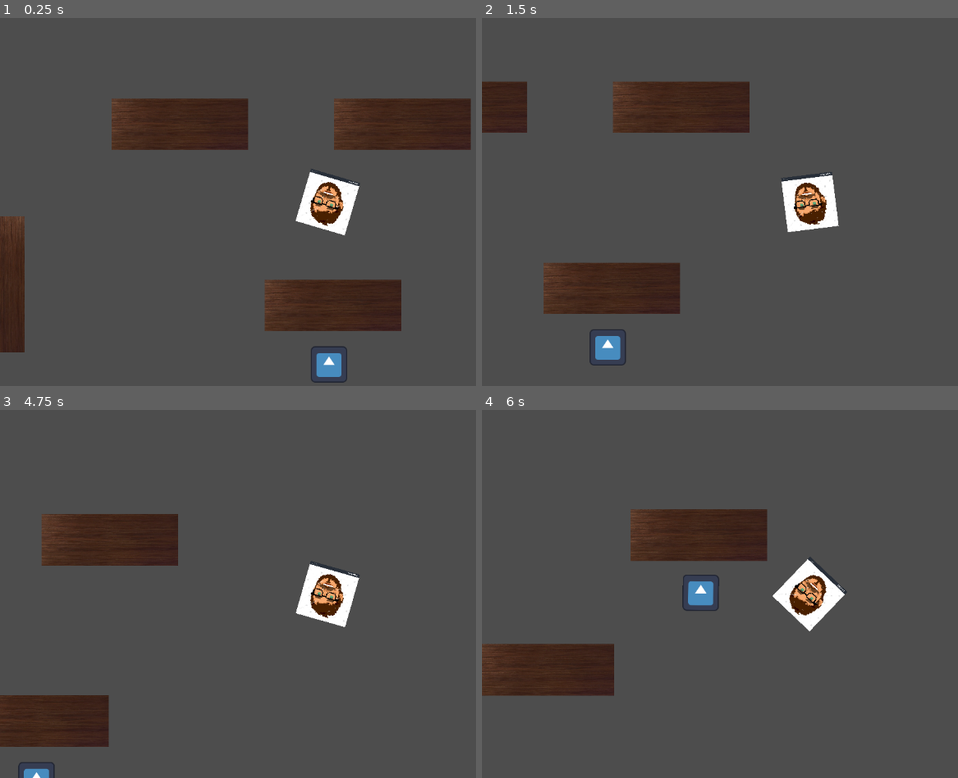
Above: before the commit, frames 1-4 (two rows, left to right).
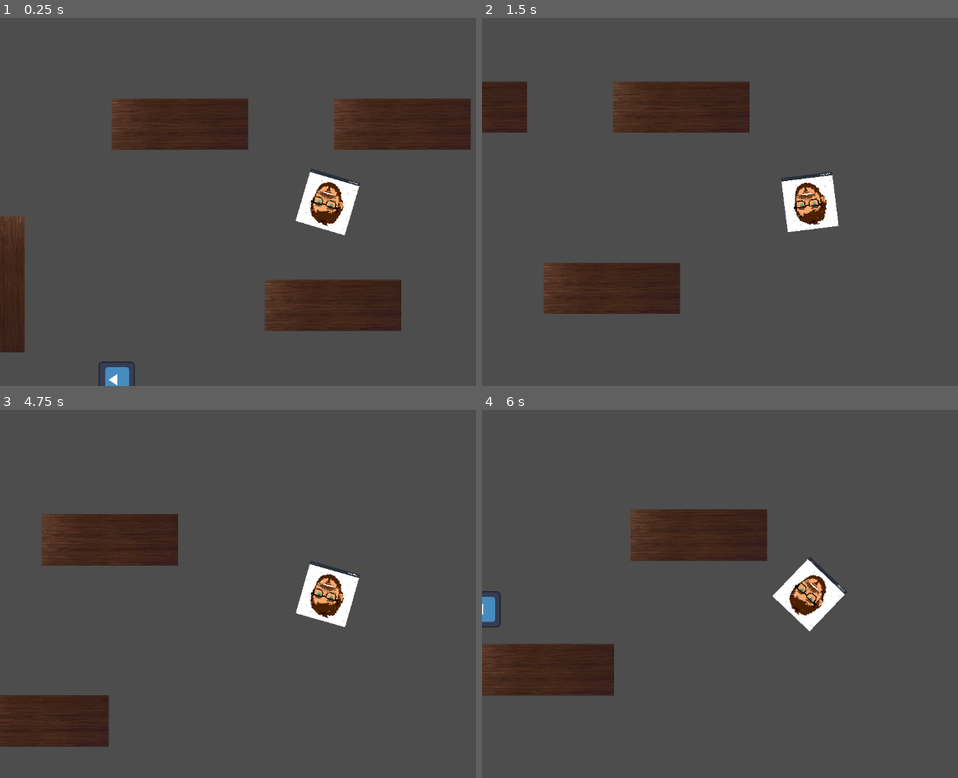
Above: after the commit, the same moments.

Repository: jmsanchezdiaz/boss-ipv-2024-e3.14cos
Game: Godot game, scene res://main.tscn
Two runs of this game, one before a commit and one after it. Both use one fixed random seed, a clock stepped at 60 frames per second and the inputs below. The engine's default icon, where the game draws it, is replaced by a stand-in: a white triangle on a blue panel in a dark square.
Inputs (mouse positions are in pixels of both pictures, inside the frame that each line leads up to):
- Up to frame 1 (0.25 s): no input
- Up to frame 2 (1.5 s): move the mouse to (953, 183) at 0.52 s; press the mouse at (953, 183) at 0.53 s; hold D (move_right) 0.53-1.28 s; move the mouse to (677, 220) at 1.27 s; release the mouse at (677, 220) at 1.28 s; hold S (move_down) from 1.28 s (still down); click (677, 220) at 1.35 s
- Up to frame 3 (4.75 s): move the mouse to (395, 513) at 2.02 s; release S (move_down) at 2.03 s; press the mouse at (395, 513) at 2.03 s; hold D (move_right) 2.03-2.78 s; move the mouse to (295, 667) at 2.77 s; release the mouse at (295, 667) at 2.78 s; hold W (move_up) 2.78-3.53 s; click (295, 667) at 2.85 s; move the mouse to (outside the picture) at 3.52 s; press the mouse at (outside the picture) at 3.53 s; hold A (move_left) from 3.53 s (still down); move the mouse to (133, 538) at 4.27 s; release the mouse at (133, 538) at 4.28 s; click (133, 538) at 4.35 s
- Up to frame 4 (6 s): move the mouse to (843, 594) at 5.02 s; release A (move_left) at 5.03 s; press the mouse at (843, 594) at 5.03 s; hold S (move_down) 5.03-5.78 s; move the mouse to (710, 502) at 5.77 s; release the mouse at (710, 502) at 5.78 s; hold D (move_right) from 5.78 s (still down); click (710, 502) at 5.85 s

The runs differ from the first frame. In frame 1, 0.8% of the frame differs, in the area x 20-73%, y 89-100%; in frame 2, 0.4%; in frame 3, 0.2%; in frame 4, 0.7%.

Commit message:
Zombie goes to player last position known

Diff:
--- a/entities/enemies/Zombie.tscn
+++ b/entities/enemies/Zombie.tscn
@@ -3,11 +3,11 @@
 [ext_resource type="Texture2D" uid="uid://ctlppq3e6ixwp" path="res://icon.svg" id="1_n1eks"]
 [ext_resource type="Script" path="res://entities/enemies/zombie.gd" id="1_wyi4p"]
 
-[sub_resource type="RectangleShape2D" id="RectangleShape2D_ex538"]
-size = Vector2(64, 64)
+[sub_resource type="CircleShape2D" id="CircleShape2D_k0xce"]
+radius = 31.0
 
 [sub_resource type="CircleShape2D" id="CircleShape2D_acmul"]
-radius = 221.226
+radius = 364.549
 
 [sub_resource type="CircleShape2D" id="CircleShape2D_8ras5"]
 radius = 61.0
@@ -16,16 +16,25 @@
 script = ExtResource("1_wyi4p")
 
 [node name="Sprite2D" type="Sprite2D" parent="."]
+rotation = -1.57079
 scale = Vector2(0.5, 0.5)
 texture = ExtResource("1_n1eks")
 
 [node name="CollisionShape2D" type="CollisionShape2D" parent="."]
-shape = SubResource("RectangleShape2D_ex538")
+shape = SubResource("CircleShape2D_k0xce")
 
-[node name="RayCast2D" type="RayCast2D" parent="."]
+[node name="LeftEye" type="RayCast2D" parent="."]
+position = Vector2(0, 15)
+target_position = Vector2(52, 0)
+collision_mask = 3
+
+[node name="RightEye" type="RayCast2D" parent="."]
+position = Vector2(0, -16)
+target_position = Vector2(53, 0)
 collision_mask = 3
 
 [node name="DetectionArea" type="Area2D" parent="."]
+visible = false
 collision_layer = 0
 collision_mask = 2
 
@@ -33,6 +42,7 @@
 shape = SubResource("CircleShape2D_acmul")
 
 [node name="AttackArea" type="Area2D" parent="."]
+visible = false
 collision_layer = 2
 collision_mask = 2
 
--- a/entities/enemies/zombie.gd
+++ b/entities/enemies/zombie.gd
@@ -6,10 +6,12 @@
 @export var ATTACK_DAMAGE = 25
 @export var attack_interval: float = 1.0
 
-@onready var raycast: RayCast2D = $RayCast2D
+@onready var leftEye: RayCast2D = $LeftEye
+@onready var rightEye: RayCast2D = $RightEye
 var target: Node2D
 var target_in_attack_area: bool = false
 var attack_timer: Timer
+var lastPositionKnown: Vector2
 
 func _ready() -> void:
 	attack_timer = Timer.new()
@@ -21,20 +23,41 @@
 
 func _physics_process(delta: float) -> void:
 	if target:
-		raycast.target_position = raycast.to_local(target.global_transform.origin)
-		raycast.force_raycast_update()
+		leftEye.target_position = leftEye.to_local(target.global_transform.origin)
+		rightEye.target_position = rightEye.to_local(target.global_transform.origin)
+		leftEye.force_raycast_update()
+		rightEye.force_raycast_update()
 
 		var distance = (target.global_position - global_position).length()
 
-		if raycast.is_colliding() && raycast.get_collider() == target:
+		var sawByLeftEye: bool = leftEye.is_colliding() && leftEye.get_collider() == target
+		var sawByRightEye: bool = rightEye.is_colliding() && rightEye.get_collider() == target
+
+		if sawByLeftEye || sawByRightEye:
+			print("Sí, lo veo, lo sigo hacia ", lastPositionKnown)
+			var targetPosition: Vector2 = (target.global_position - global_position).normalized() * SPEED * delta
 			look_at(target.global_position)
+			lastPositionKnown = target.global_position
+			position += targetPosition
 
 			if distance > 100:
-				position += (target.global_position - global_position).normalized() * SPEED * delta
 				move_and_collide(Vector2.ZERO.rotated(0.0))
 
 			if target_in_attack_area and attack_timer.is_stopped():
 				attack_timer.start()  # Comienza los ataques si no está atacando
+
+		elif lastPositionKnown != Vector2.ZERO:
+			print("Se escondió detras de algo, voy hacia ", lastPositionKnown)
+			look_at(lastPositionKnown)
+			position += (lastPositionKnown - global_position).normalized() * SPEED * delta
+			move_and_collide(Vector2.ZERO.rotated(0.0))
+
+	elif lastPositionKnown != Vector2.ZERO and position != lastPositionKnown:
+		print("Se alejó, voy hacia ", lastPositionKnown)
+		print("My position: ", position)
+		look_at(lastPositionKnown)
+		position += (lastPositionKnown - global_position).normalized() * SPEED * delta
+		move_and_collide(Vector2.ZERO.rotated(0.0))
 
 
 func take_damage(amount: float) -> void:
@@ -54,10 +77,14 @@
 
 
 func _on_detection_area_body_entered(body: Node2D) -> void:
+	#if body is Player:
+		#lastPositionKnown = (body.global_position - global_position).normalized()
 	target = body;
 
 
 func _on_detection_area_body_exited(_body: Node2D) -> void:
+	#if _body is Player:
+		#lastPositionKnown = (target.global_position - global_position).normalized()
 	target = null
 
 
--- a/main.tscn
+++ b/main.tscn
@@ -29,4 +29,4 @@
 rotation = 1.5708
 
 [node name="Zombie" parent="." instance=ExtResource("3_gv0og")]
-position = Vector2(628, 469)
+position = Vector2(255, 496)
Not shown, added: export-boss/index.apple-touch-icon.png.import
Not shown, added: export-boss/index.icon.png.import
Not shown, added: export-boss/index.png.import
